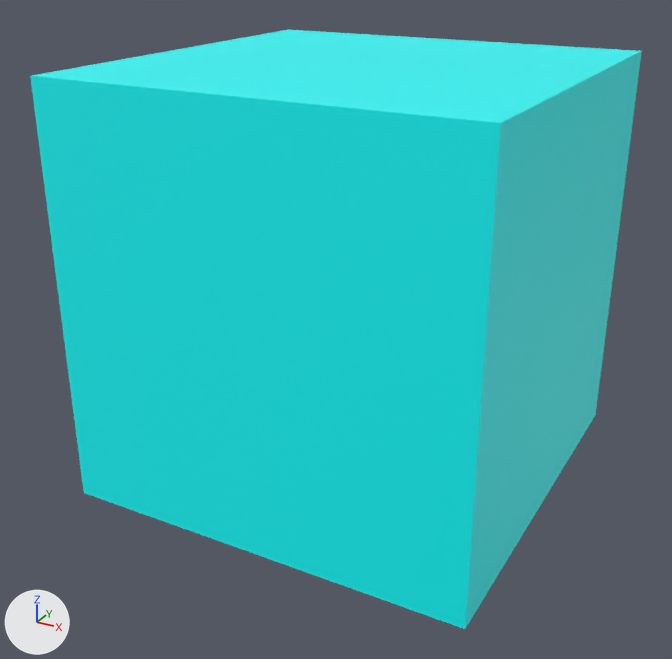
An edit to the glTF model Models/ModelDaniel/Puzzel/Tegel5.gltf, drawn before and after from the same camera.
One viewpoint serves both versions: a 50 mm camera at (-0.695, -0.914, 1.822) aimed at (-0.895, -0.551, 1.641). Arrows for +X, +Y and +Z are at lower left; the lights stay in place. Where no turn or scale is listed for an object, it has been applied to the vertices.

Script lines for the objects in view, before the commit:
```python
me_cube_011 = bpy.data.meshes.new('Cube.011')
me_cube_011.from_pydata(...)  # a box spanning x -0.1..0.1, y -0.1..0.1, z -0.1..0.1
me_cube_011.materials.append(mat_material)  # cyan #00ffff
ob_cube_010 = bpy.data.objects.new('Cube.010', me_cube_011)
ob_cube_010.location = (-0.8907, -0.5342, 1.6646)
```
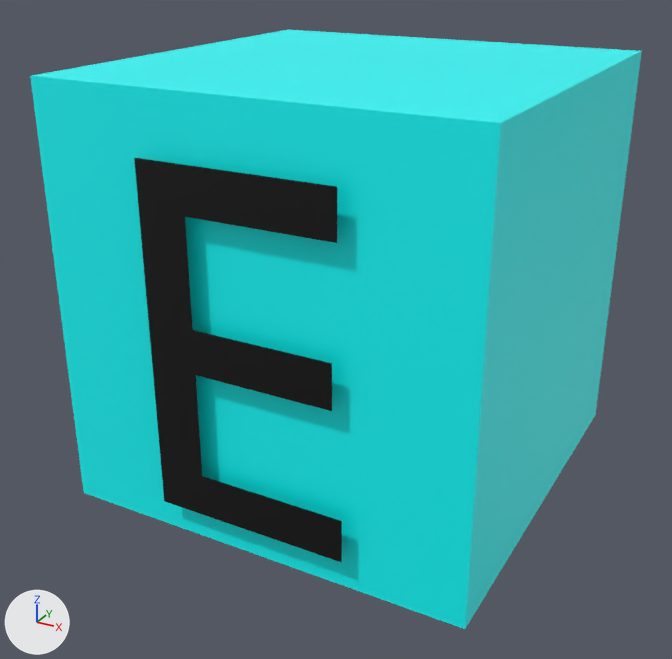
The change, as a diff of the scene's bpy script:
```diff
--- a/Models/ModelDaniel/Puzzel/Tegel5.gltf.py
+++ b/Models/ModelDaniel/Puzzel/Tegel5.gltf.py
@@ mat_material_012 @@
+mat_material_012 = principled_material('Material.012')
+mat_material_012.base_color = (0.0, 0.0, 0.0)  # black #000000
@@ me_text_010 @@
+me_text_010.from_pydata([(0.106, 0.0, 0.157), (0.017, 0.0, 0.157), (0.017, 0.0, 0.0), (0.108, 0.0, 0.0), (0.108, 0.0, 0.02), (0.04, 0.0, 0.02), (0.04, 0.0, 0.069), (0.104, 0.0, 0.069), (0.104, 0.0, 0.089), (0.04, 0.0, 0.089), (0.04, 0.0, 0.137), (0.106, 0.0, 0.137)], [], [(2, 10, 1), (10, 0, 1), (10, 11, 0), (2, 9, 10), (2, 6, 9), (6, 8, 9), (6, 7, 8), (2, 5, 6), (2, 4, 5), (2, 3, 4)])
+me_text_010.materials.append(mat_material_012)  # black #000000
@@ ob_text_010 @@
+ob_text_010 = bpy.data.objects.new('Text.010', me_text_010)
+ob_text_010.location = (-0.9516, -0.6404, 1.5817)
```

What differs and where, as boxes [x1, y1, x2, y2] in the pictures (672 x 659 px):
'Text.010', added (black)
    after: [134, 158, 342, 562]
